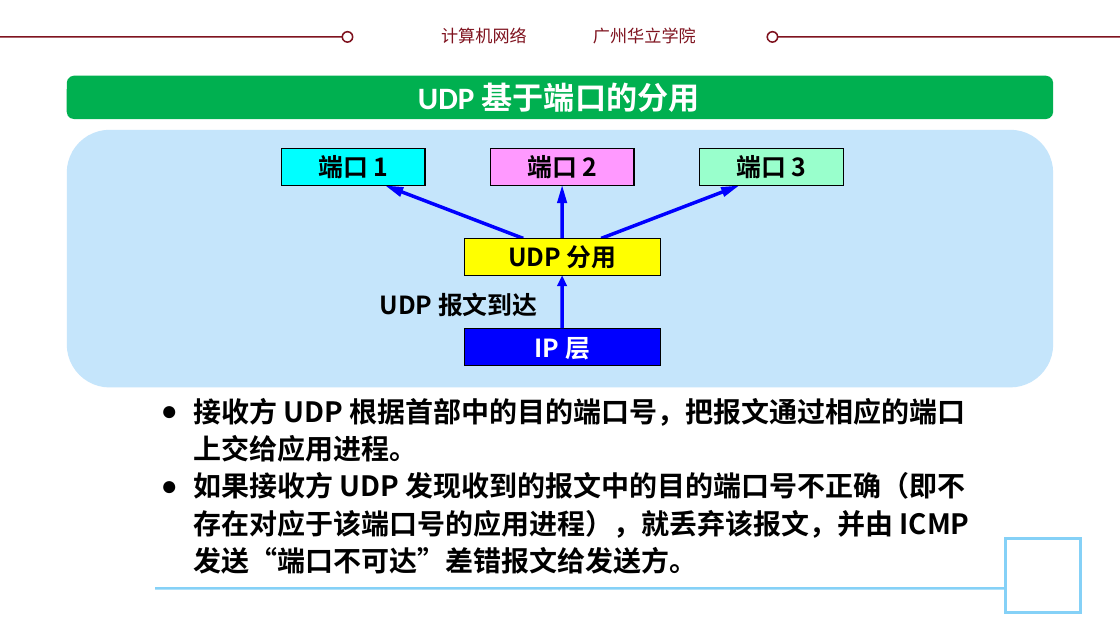
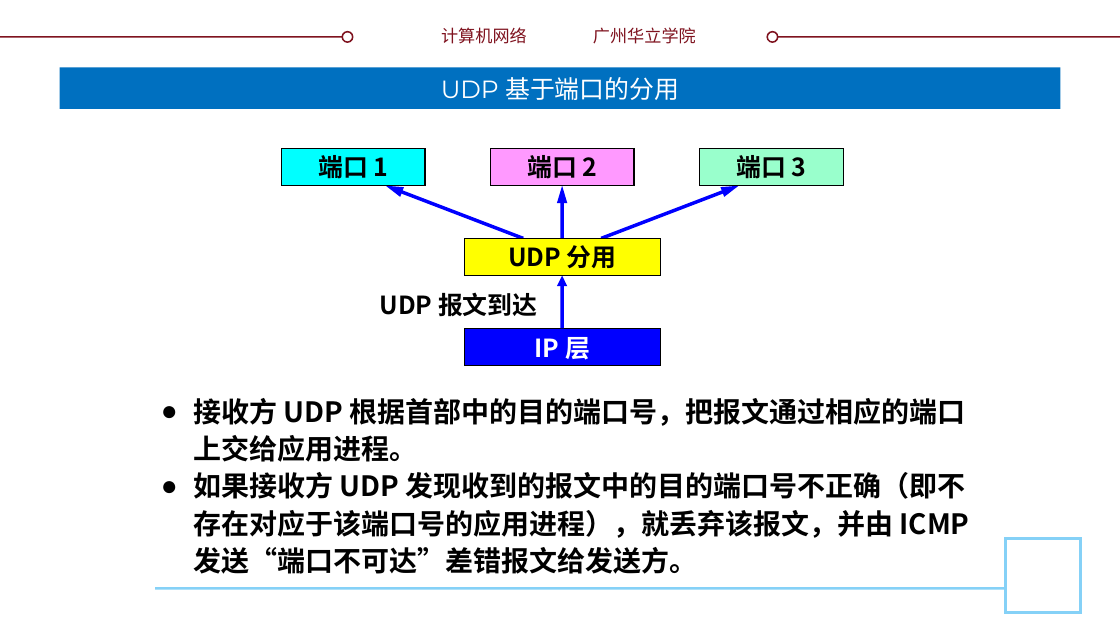
Before and after one commit to glplaman/glplaman.github.io, a slide deck: slide 32 of network/ppt/chap5.pptx (slide 29 before the commit). Drawn at 1120x630 pixels with LibreOffice and Linux fonts; fonts in the diff are those of the drawing; background and template pictures are left out. Boxes give left, top, right and bottom in pixels: in the first picture for what was removed or moved away, otherwise in the second. Text is boxed around its words. In the diff, an @@ line names an element or a change of style, - is before the commit and + after.

```diff
--- a/network/ppt/chap5.pptx
+++ b/network/ppt/chap5.pptx
@@ title "UDP 基于端口的分用": place and size @@
-title "UDP 基于端口的分用" at (418, 82, 700, 112)
+title "UDP 基于端口的分用" at (59, 67, 1061, 109)
@@ title "UDP 基于端口的分用" at (59, 67, 1061, 109): size 20 to 16 pt, font Calibri to Montserrat, bold off; vertical alignment top to middle; fill none to #0070C0 @@
@@ rounded rectangle removed at (67, 76, 1054, 120) @@
@@ rounded rectangle removed at (67, 130, 1054, 388) @@
```
Also in this commit, not shown: 16 other slides changed, 3 slides added, 19 other files.
